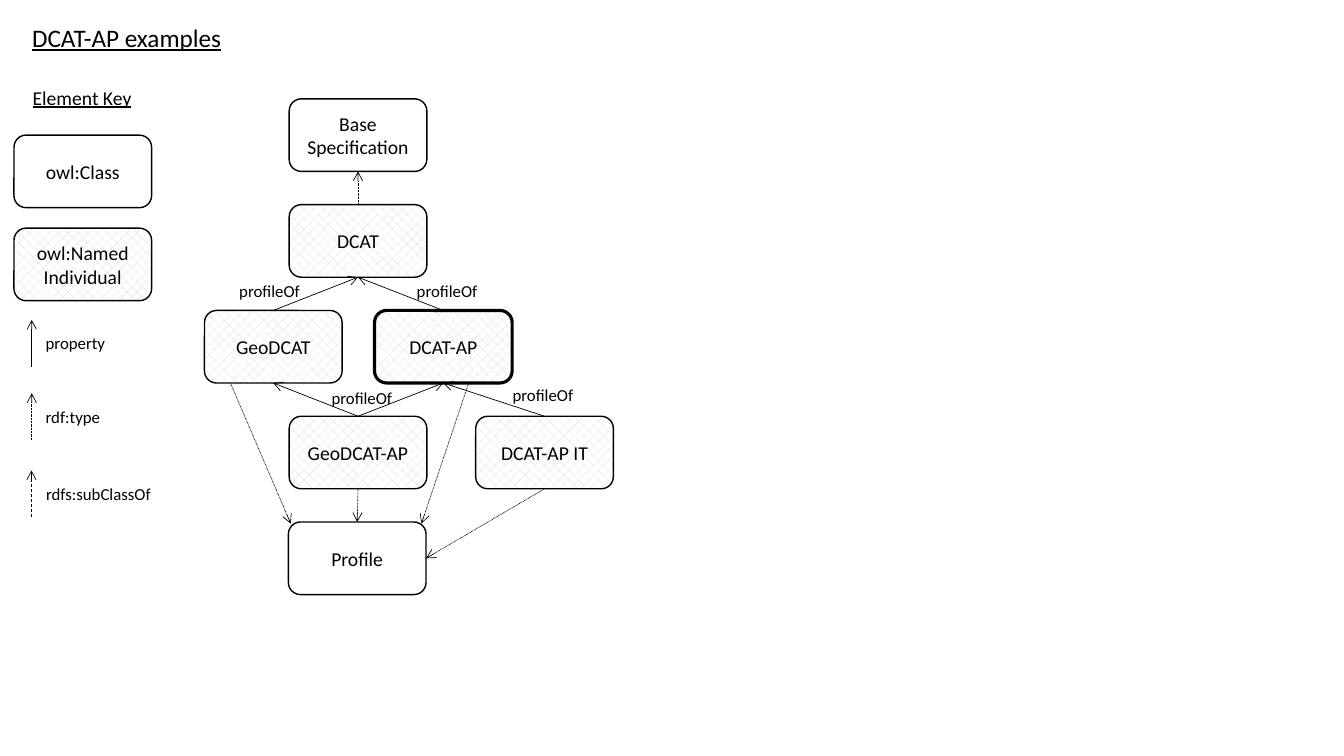
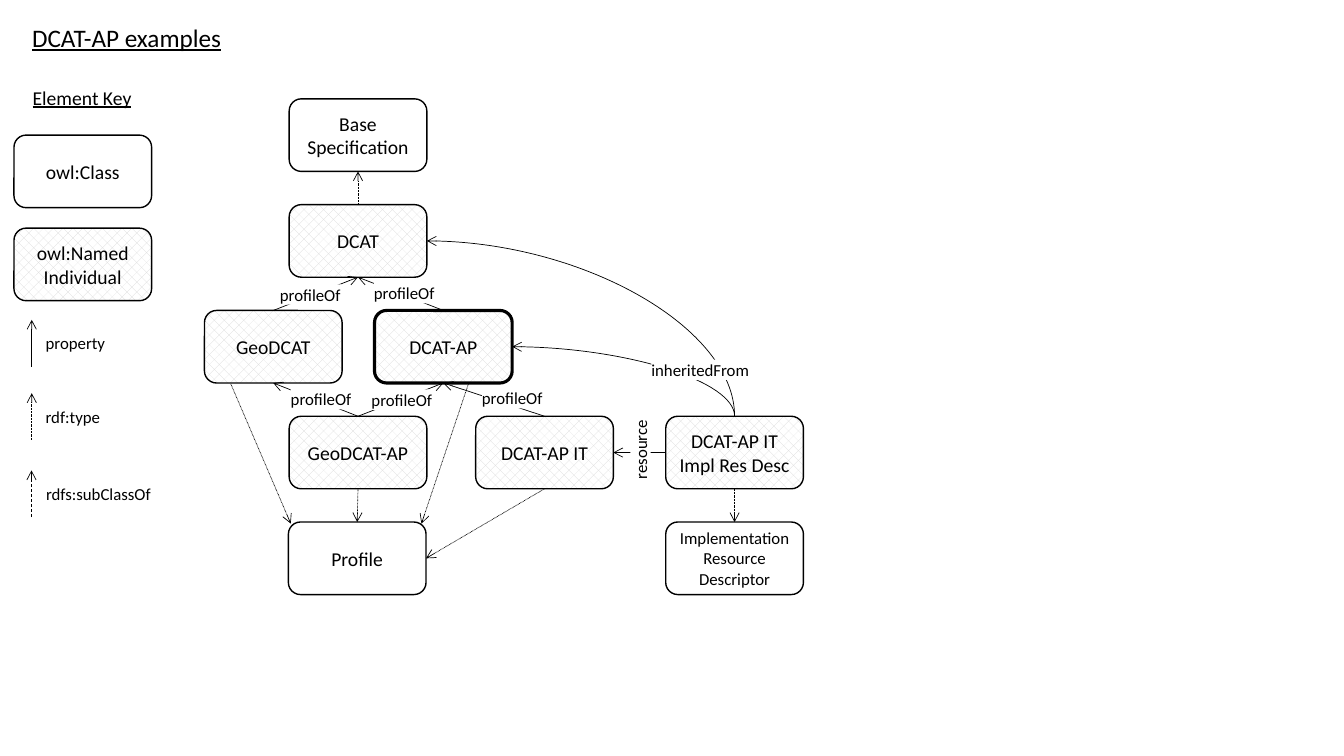
Before and after one commit to w3c/dxwg, a slide deck: slide 6 of profiledesc/profiledesc-diagrams.pptx. Drawn at 1344x756 pixels with LibreOffice and Linux fonts; fonts in the diff are those of the drawing. Boxes give left, top, right and bottom in pixels: in the first picture for what was removed or moved away, otherwise in the second. Text is boxed around its words. In the diff, an @@ line names an element or a change of style, - is before the commit and + after.

```diff
--- a/profiledesc/profiledesc-diagrams.pptx
+++ b/profiledesc/profiledesc-diagrams.pptx
@@ curved arrow added from (735, 416) to (426, 241), #000000 0.5 pt @@
@@ rectangle "profileOf" at box(280, 284, 342, 304): fill none to #FFFFFF @@
@@ rectangle "profileOf": place and size @@
-rectangle "profileOf" at box(239, 285, 300, 301)
+rectangle "profileOf" at box(280, 284, 342, 304)
@@ text "profileOf": place and size @@
-text "profileOf" at box(417, 285, 478, 301)
+text "profileOf" at box(374, 287, 435, 304)
@@ curved arrow added from (735, 416) to (512, 347), #000000 0.5 pt @@
@@ text "profileOf": place and size @@
-text "profileOf" at box(332, 392, 393, 409)
+text "profileOf" at box(291, 393, 352, 410)
@@ rectangle "profileOf": place and size @@
-rectangle "profileOf" at box(513, 389, 574, 406)
+rectangle "profileOf" at box(482, 388, 543, 408)
@@ rectangle "profileOf" at box(482, 388, 543, 408): fill none to #FFFFFF @@
@@ text added at box(651, 364, 749, 376), 12 pt, text #000000 @@
+inheritedFrom
@@ text added at box(371, 394, 432, 409), 12 pt, text #000000 @@
+profileOf
@@ rounded rectangle added at box(665, 416, 804, 489), fill pattern #D9D9D9 on #FFFFFF, outline #000000 1 pt, 14 pt, text #000000 @@
+DCAT-AP IT Impl Res Desc
@@ rectangle added at box(631, 420, 651, 479), fill #FFFFFF, 12 pt, text #000000 @@
+resource
@@ arrow added from (665, 453) to (614, 453), #000000 0.5 pt @@
@@ arrow added from (735, 489) to (735, 522), #000000 0.5 pt dashed @@
@@ rounded rectangle added at box(665, 522, 804, 595), outline #000000 1 pt, 12 pt, text #000000 @@
+Implementation Resource Descriptor
```
Also in this commit, not shown: 1 other slide changed, 4 other files.
